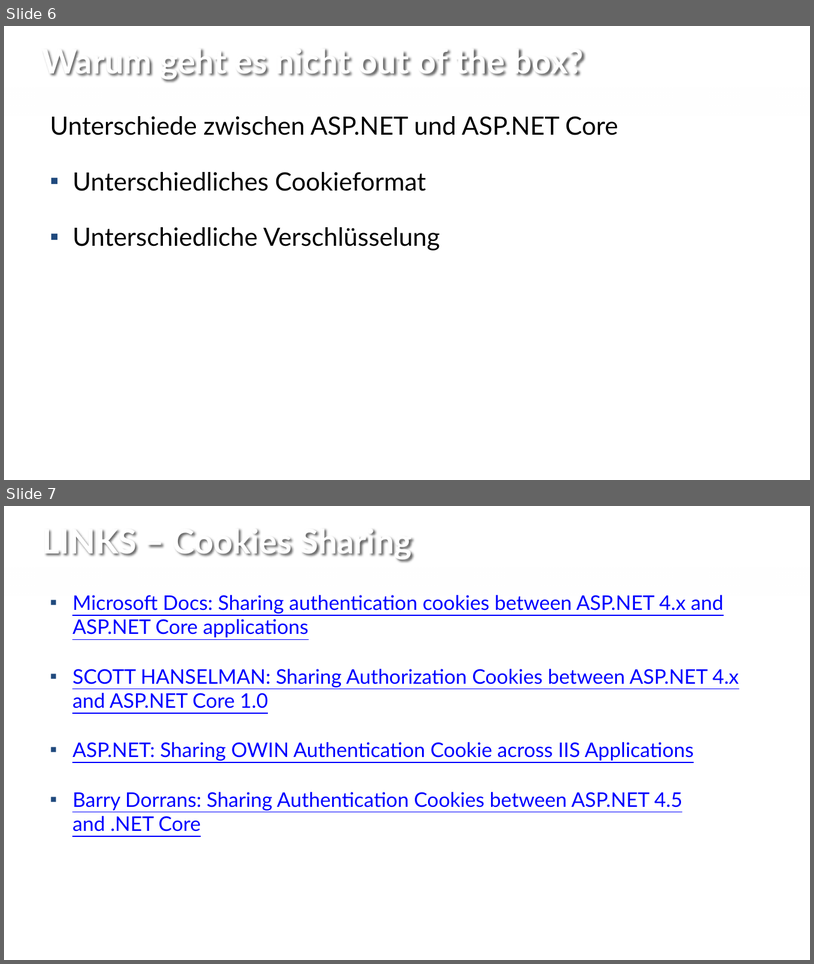
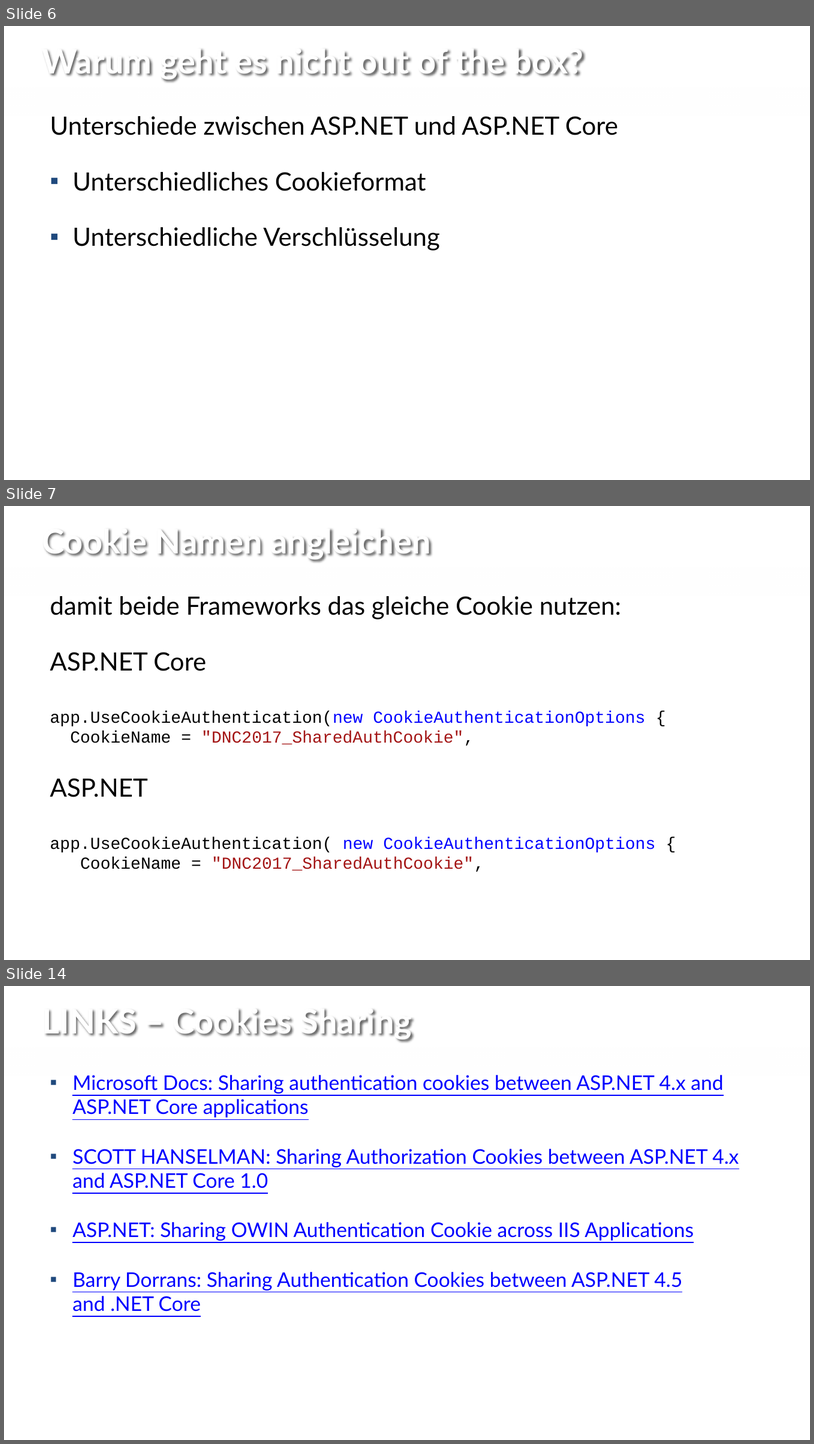
Before and after one commit to rlfkrl/NetCologne2017, a slide deck: sildes/open id connect - share cookies.pptx. Shown one above the other, each under a label of ours: slides 6 and 7 before the commit, slides 6, 7 and 14 after it; the slides between them are not shown. The pictures are 814x964 and 814x1444 pixels, drawn with LibreOffice and Linux fonts; fonts in the diff are those of the drawing; background and template pictures are left out. Boxes give left, top, right and bottom in pixels: in the first picture for what was removed or moved away, otherwise in the second. Text is boxed around its words. In the diff, an @@ line names an element or a change of style, - is before the commit and + after.

```diff
--- a/sildes/open id connect - share cookies.pptx
+++ b/sildes/open id connect - share cookies.pptx
@@ slide 7 added at (x1=4, y1=506, x2=810, y2=960), background #FFFFFF; not listed: 1 template element that a slide beside it also shows @@
@@ title added at (x1=42, y1=529, x2=431, y2=559), 40 pt, text #FFFFFF, bold @@
+Cookie Namen angleichen
@@ text added at (x1=50, y1=596, x2=656, y2=871), 20 pt, text #000000 @@
+damit beide Frameworks das gleiche Cookie nutzen:
+ASP.NET Core
+app.UseCookieAuthentication(new CookieAuthenticationOptions {
+CookieName = "DNC2017_SharedAuthCookie",
+ASP.NET
+app.UseCookieAuthentication( new CookieAuthenticationOptions {
+CookieName = "DNC2017_SharedAuthCookie",
@@ what was slide 7 is now slide 14 @@
```
Also in this commit, not shown: 1 slide changed, 6 other slides added, 4 slides removed.
